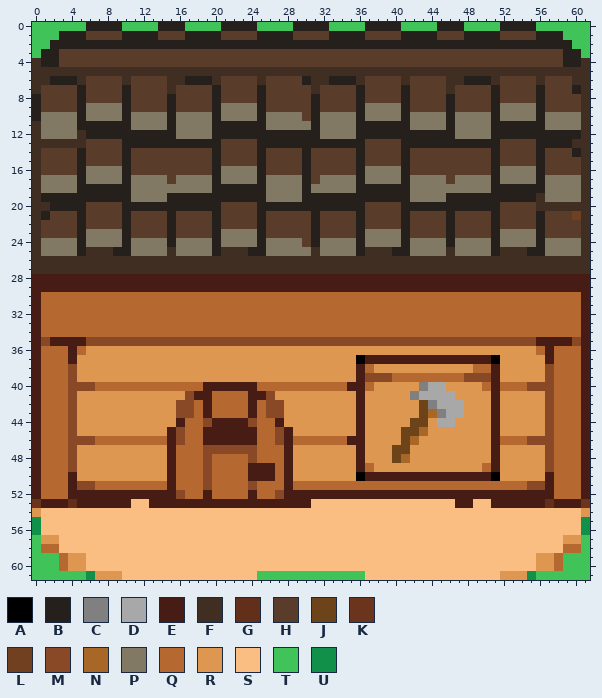
A pixel-art sprite gets an edit: Content/Textures/Workshops/TX_Sawmill.png. The first picture shows the starting point.
The file is 62x62 pixels. Colours within 5 levels of each other are drawn and written as one.
Palette (. is transparent): A #000000  B #26201c  C #808080  D #a8a8a8  E #461c14  F #402e23  G #622f1b  H #593d2a  J #6d4319  K #6b351d  L #704020  M #8a4926  N #a86726  P #817964  Q #b66831  R #de9751  S #fbbe82  T #40c45a  U #109049
The result:
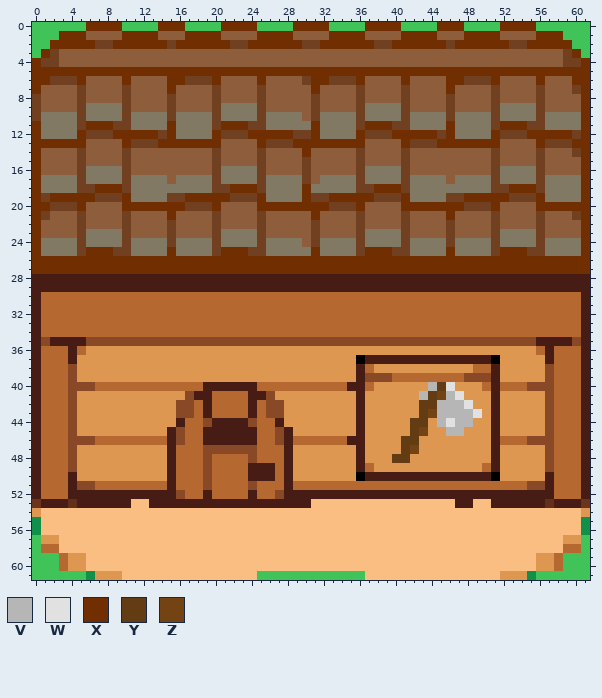
Colours new in this view: V #b6b6b6  W #e1e1e1  X #712e00  Y #643c14  Z #744313
Change:
@@ palette @@
-H #593d2a
+H #8d5d3c
@@ x 0..61 @@
- 0 TTTTTTBBBBTTTTBBBTTTTBBBBTTTTBBBBTTTTBBBBTTTTBBBTTTTBBBBTTTTTT
- 1 TTTBBBHHHHBBBBHHHBBBBHHHHBBBBHHHHBBBBHHHHBBBBHHHBBBBHHHHBBBTTT
- 2 TTBBBBBBBBBBBBBBBBBBBBBBBBBBBBBBBBBBBBBBBBBBBBBBBBBBBBBBBBBBTT
- 3 TBBHHHHHHHHHHHHHHHHHHHHHHHHHHHHHHHHHHHHHHHHHHHHHHHHHHHHHHHHBBT
- 4 FBBHHHHHHHHHHHHHHHHHHHHHHHHHHHHHHHHHHHHHHHHHHHHHHHHHHHHHHHHBBF
- 5 FFFFFFFFFFFFFFFFFFFFFFFFFFFFFFFFFFFFFFFFFFFFFFFFFFFFFFFFFFFFFF
- 6 FFBBBFHHHHFHHHHFFBBBFHHHHFHHHHBFFBBBFHHHHFHHHHFFBBBFHHHHFHHHFF
- 7 FHHHHBHHHHBHHHHFHHHHBHHHHBHHHHHFHHHHBHHHHBHHHHFHHHHBHHHHBHHHBF
- 8 BHHHHBHHHHBHHHHBHHHHBHHHHBHHHHHBHHHHBHHHHBHHHHBHHHHBHHHHBHHHHF
- 9 BHHHHBPPPPBHHHHBHHHHBPPPPBHHHHHBHHHHBPPPPBHHHHBHHHHBPPPPBHHHHF
-10 BPPPPBPPPPBPPPPBPPPPBPPPPBPPPPHBPPPPBPPPPBPPPPBPPPPBPPPPBPPPPF
-11 FPPPPBBBBBBPPPPBPPPPBBBBBBPPPPPBPPPPBBBBBBPPPPBPPPPBBBBBBPPPPF
-12 FPPPPFBBBBBBBBBBPPPPBBBBBBBBBBBBPPPPBBBBBBBBBBBPPPPBBBBBBBBBBF
-13 FFFFFFHHHHBBBBBBBBBBBHHHHBBBBBBBBBBBBHHHHBBBBBBBBBBBHHHHBBBBFF
-14 FHHHHBHHHHBHHHHHHHHHBHHHHBHHHHBHHHHHBHHHHBHHHHHHHHHBHHHHBHHHBF
-15 FHHHHBHHHHBHHHHHHHHHBHHHHBHHHHBHHHHHBHHHHBHHHHHHHHHBHHHHBHHHHF
-16 FHHHHBPPPPBHHHHHHHHHBPPPPBHHHHBHHHHHBPPPPBHHHHHHHHHBPPPPBHHHHF
-17 FPPPPBPPPPBPPPPHPPPPBPPPPBPPPPBHPPPPBPPPPBPPPPHPPPPBPPPPBPPPPF
-18 FPPPPBBBBBBPPPPPPPPPBBBBBBPPPPBPPPPPBBBBBBPPPPPPPPPBBBBBBPPPPF
-19 FBBBBBBBBBBPPPPBBBBBBBBBBBPPPPBBBBBBBBBBBBPPPPBBBBBBBBBBFPPPPF
-20 FFBBBBHHHHBBBBBBBBBBBHHHHBBBBBBBBBBBBHHHHBBBBBBBBBBBHHHHFFFFFF
-21 FBHHHBHHHHBHHHHBHHHHBHHHHBHHHHHBHHHHBHHHHBHHHHBHHHHBHHHHBHHHLF
-22 FHHHHBHHHHBHHHHBHHHHBHHHHBHHHHHBHHHHBHHHHBHHHHBHHHHBHHHHBHHHHF
-23 FHHHHBPPPPBHHHHBHHHHBPPPPBHHHHHBHHHHBPPPPBHHHHBHHHHBPPPPBHHHHF
-24 FPPPPBPPPPBPPPPBPPPPBPPPPBPPPPHBPPPPBPPPPBPPPPBPPPPBPPPPBPPPPF
-25 FPPPPBFFFBBPPPPFPPPPBFFFBBPPPPPFPPPPBFFFBBPPPPFPPPPBFFFBBPPPPF
-26 FFFFFFFFFFFFFFFFFFFFFFFFFFFFFFFFFFFFFFFFFFFFFFFFFFFFFFFFFFFFFF
-27 FFFFFFFFFFFFFFFFFFFFFFFFFFFFFFFFFFFFFFFFFFFFFFFFFFFFFFFFFFFFFF
+ 0 TTTTTTXXXXTTTTXXXTTTTXXXXTTTTXXXXTTTTXXXXTTTTXXXTTTTXXXXTTTTTT
+ 1 TTTXXXHHHHXXXXHHHXXXXHHHHXXXXHHHHXXXXHHHHXXXXHHHXXXXHHHHXXXTTT
+ 2 TTXXXXXLLXXXXXXLXXXXXXLLXXXXXXLLXXXXXXLLXXXXXXLXXXXXXLLXXXXXTT
+ 3 TXLHHHHHHHHHHHHHHHHHHHHHHHHHHHHHHHHHHHHHHHHHHHHHHHHHHHHHHHHLXT
+ 4 XLLHHHHHHHHHHHHHHHHHHHHHHHHHHHHHHHHHHHHHHHHHHHHHHHHHHHHHHHHLLX
+ 5 XXXXXXXXXXXXXXXXXXXXXXXXXXXXXXXXXXXXXXXXXXXXXXXXXXXXXXXXXXXXXX
+ 6 XXLLLXHHHHXHHHHXXLLLXHHHHXHHHHLXXLLLXHHHHXHHHHXXLLLXHHHHXHHHXX
+ 7 XHHHHLHHHHLHHHHXHHHHLHHHHLHHHHHXHHHHLHHHHLHHHHXHHHHLHHHHLHHHLX
+ 8 LHHHHLHHHHLHHHHLHHHHLHHHHLHHHHHLHHHHLHHHHLHHHHLHHHHLHHHHLHHHHX
+ 9 LHHHHLPPPPLHHHHLHHHHLPPPPLHHHHHLHHHHLPPPPLHHHHLHHHHLPPPPLHHHHX
+10 LPPPPLPPPPLPPPPLPPPPLPPPPLPPPPHLPPPPLPPPPLPPPPLPPPPLPPPPLPPPPX
+11 XPPPPLXXXLLPPPPXPPPPLXXXLLPPPPPXPPPPLXXXLLPPPPXPPPPLXXXLLPPPPX
+12 XPPPPXLLLXXXXXLXPPPPXLLLXXXXXLLXPPPPXLLLXXXXXLXPPPPXLLLXXXXXLX
+13 XXXXXXHHHHXLLLXXXXXXXHHHHXLLLXXXXXXXXHHHHXLLLXXXXXXXHHHHXLLLXX
+14 XHHHHLHHHHLHHHHHHHHHLHHHHLHHHHXHHHHHLHHHHLHHHHHHHHHLHHHHLHHHLX
+15 XHHHHLHHHHLHHHHHHHHHLHHHHLHHHHLHHHHHLHHHHLHHHHHHHHHLHHHHLHHHHX
+16 XHHHHLPPPPLHHHHHHHHHLPPPPLHHHHLHHHHHLPPPPLHHHHHHHHHLPPPPLHHHHX
+17 XPPPPLPPPPLPPPPHPPPPLPPPPLPPPPLHPPPPLPPPPLPPPPHPPPPLPPPPLPPPPX
+18 XPPPPLLXXXLPPPPPPPPPLLXXXLPPPPXPPPPPLLXXXLPPPPPPPPPLLXXXLPPPPX
+19 XLXXXXXLLLXPPPPLLXXXXXLLLXPPPPXLLXXXXXLLLXPPPPLLXXXXXLLLXPPPPX
+20 XXLLLXHHHHXXXXXXXLLLXHHHHXXXXXXXXLLLXHHHHXXXXXXXLLLXHHHHXXXXXX
+21 XLHHHLHHHHLHHHHXHHHHLHHHHLHHHHHXHHHHLHHHHLHHHHXHHHHLHHHHLHHHLX
+22 XHHHHLHHHHLHHHHLHHHHLHHHHLHHHHHLHHHHLHHHHLHHHHLHHHHLHHHHLHHHHX
+23 XHHHHLPPPPLHHHHLHHHHLPPPPLHHHHHLHHHHLPPPPLHHHHLHHHHLPPPPLHHHHX
+24 XPPPPLPPPPLPPPPLPPPPLPPPPLPPPPHLPPPPLPPPPLPPPPLPPPPLPPPPLPPPPX
+25 XPPPPLXXXLLPPPPXPPPPLXXXLLPPPPPXPPPPLXXXLLPPPPXPPPPLXXXLLPPPPX
+26 XXXXXXXXXXXXXXXXXXXXXXXXXXXXXXXXXXXXXXXXXXXXXXXXXXXXXXXXXXXXXX
+27 XXXXXXXXXXXXXXXXXXXXXXXXXXXXXXXXXXXXXXXXXXXXXXXXXXXXXXXXXXXXXX
 28 EEEEEEEEEEEEEEEEEEEEEEEEEEEEEEEEEEEEEEEEEEEEEEEEEEEEEEEEEEEEEE
@@ x 38..51 @@
 39 MMQQQQQQQQMMME
-40 RRRRRCDDRRRRQE
-41 RRRRCDDDDRRRRE
-42 RRRRRJCDDDRRRE
-43 RRRRRJNCDDRRRE
-44 RRRRJJRDDRRRRE
-45 RRRJJNRRRRRRRE
-46 RRRJNRRRRRRRRE
-47 RRJJRRRRRRRRRE
-48 RRJNRRRRRRRRRE
+40 RRRRRRVYWRRRQE
+41 RRRRRVYZVWRRRE
+42 RRRRRYYVVVWRRE
+43 RRRRRYZVVVVWRE
+44 RRRRYYRVWVVRRE
+45 RRRRYZRRVVRRRE
+46 RRRYYRRRRRRRRE
+47 RRRYZRRRRRRRRE
+48 RRYYRRRRRRRRRE
 49 RRRRRRRRRRRRQE
Where, in picture pixels (left, top, right, bottom), the same in both pictures:
changed: (32, 22, 590, 274)
changed: (392, 382, 482, 463)
